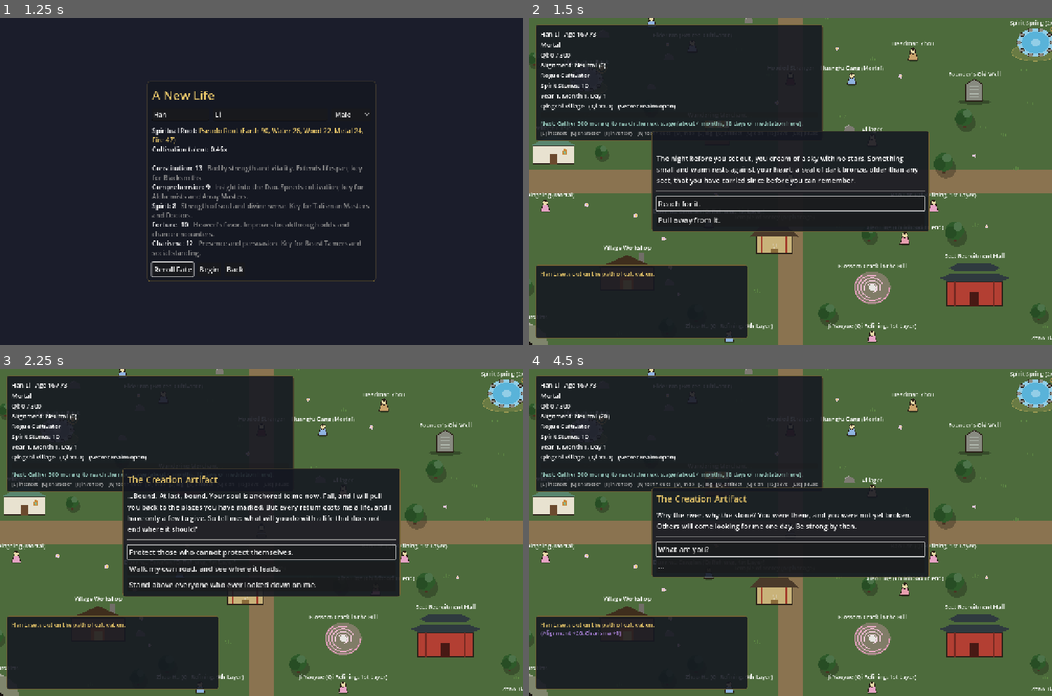
Above: before the commit, frames 1-4 (two rows, left to right).
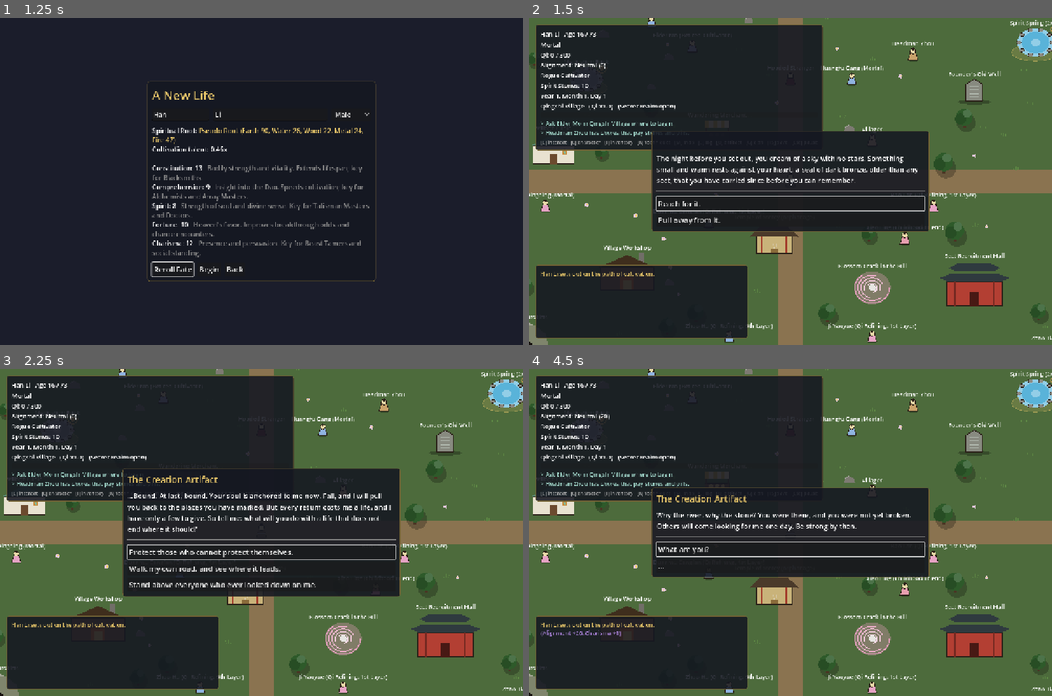
Above: after the commit, the same moments.

Repository: samridghimire/cultivation-game
Game: Godot game, scene res://src/ui/main_menu.tscn
Two runs of this game, one before a commit and one after it. Both use one fixed random seed, a clock stepped at 60 frames per second and the inputs below.
Inputs:
- Up to frame 1 (1.25 s): click "New Game" at 0.5 s
- Up to frame 2 (1.5 s): click "Begin" at 1.25 s
- Up to frame 3 (2.25 s): click "Reach for it." at 2 s
- Up to frame 4 (4.5 s): click "Protect those who cannot prot…" at 2.75 s; click "What are you?" at 3.5 s; click "Why me?" at 4.25 s

Frame 1 is identical in both runs. In frame 2, 1.2% of the frame differs, in the area x 1-53%, y 31-41%; in frame 3, 1.0%; in frame 4, 1.4%, in the area x 1-56%, y 31-41%.

Commit message:
[FH-001] Newcomer hints first
Guidance.hints gains flags/region_id; Mortal and Qi Refining players see Elder Mo,
usable qi items, Headman chores, technique and sect hints before the cultivation hint.
HUD shows two hints. Elder Mo's first_steps choice sets talked_elder_mo.

Co-Authored-By: Claude Sonnet 5.5 <noreply@anthropic.com>
Claude-Session: https://claude.ai/code/session_01X7tHCoyUsvEXjbrJNM386K

Diff:
--- a/data/dialogue/elder_mo.json
+++ b/data/dialogue/elder_mo.json
@@ -9,7 +9,7 @@
     "greet": {"text": "Hm? A young one with spiritual roots, in Qingshi of all places. I am Mo. Once I walked the path you are on.",
       "choices": [
         {"label": "Senior, please teach me how to cultivate.", "next": "breathing", "if": {"not_knows_technique": "basic_breathing"}},
-        {"label": "I am new to all this. Where should I begin?", "next": "first_steps", "if": {"max_realm": "qi_refining"}},
+        {"label": "I am new to all this. Where should I begin?", "next": "first_steps", "if": {"max_realm": "qi_refining"}, "effects": {"set_flag": "talked_elder_mo"}},
         {"label": "What lies beyond the village?", "next": "world"},
         {"label": "How do I break through a bottleneck?", "next": "bottleneck", "if": {"min_realm": "qi_refining"}},
         {"label": "Offer 10 spirit stones as a token of respect.", "next": "gift", "effects": {"items": {"spirit_stone": -10}}, "favor": 10, "show_locked": true},
--- a/src/core/systems/guidance.gd
+++ b/src/core/systems/guidance.gd
@@ -8,12 +8,18 @@
 const LIFESPAN_WARNING_YEARS := 10
 ## Artifact lives at or below which recharging is suggested.
 const LOW_ARTIFACT_LIVES := 1
+## Highest realm index (Qi Refining) that still gets newcomer hints.
+const NEWCOMER_MAX_REALM := 1
+const TECHNIQUE_HINT := "Learn a technique from a manual. Merchants sell them."
+const ELDER_MO_FLAG := "talked_elder_mo"
+const CHORE_REGION := "qingshi_village"
 
 
 ## Up to `limit` hints for `c`. `density` is the qi density where the player
 ## stands (region x sect bonus), used for the days-to-next-stage estimate.
-## `people` (the NPCs, optional) enables the family hints.
-static func hints(c: CharacterData, data: GameData, density: float = 1.0, limit: int = 5, people: Dictionary = {}) -> PackedStringArray:
+## `people` (the NPCs, optional) enables the family hints. `flags` (world flags)
+## and `region_id` drive the newcomer hints shown while Mortal or Qi Refining.
+static func hints(c: CharacterData, data: GameData, density: float = 1.0, limit: int = 5, people: Dictionary = {}, flags: Dictionary = {}, region_id: String = "") -> PackedStringArray:
 	var out: PackedStringArray = []
 	var years := Cultivation.years_left(c, data)
 	if years <= LIFESPAN_WARNING_YEARS:
@@ -23,19 +29,22 @@
 	if Children.is_pregnant(c):
 		var days := int(c.pregnancy.get("days_left", 0))
 		out.append("A child is due in %s." % Calendar.format_duration(days))
+	var newcomer := _newcomer_hints(c, data, flags, region_id) if c.realm_index <= NEWCOMER_MAX_REALM else PackedStringArray()
+	out.append_array(newcomer)
 	out.append(_cultivation_hint(c, data, density))
 	if c.artifact_lives >= 0 and c.artifact_lives <= LOW_ARTIFACT_LIVES:
 		out.append("Your Creation Artifact holds %d %s. Recharge it for %d spirit stones before you take risks." % [c.artifact_lives, "life" if c.artifact_lives == 1 else "lives", CreationArtifact.recharge_cost(c, data)])
-	var sect := _sect_hint(c, data)
-	if sect != "":
-		out.append(sect)
+	if c.realm_index > NEWCOMER_MAX_REALM:
+		var sect := _sect_hint(c, data)
+		if sect != "":
+			out.append(sect)
 	var missions := _mission_hint(c, data)
 	if missions != "":
 		out.append(missions)
 	if c.professions.is_empty():
 		out.append("Work at a workshop to learn a profession and earn spirit stones.")
-	if c.techniques.is_empty():
-		out.append("Learn a technique from a manual. Merchants sell them.")
+	if c.techniques.is_empty() and c.realm_index > NEWCOMER_MAX_REALM:
+		out.append(TECHNIQUE_HINT)
 	for hint in [_dao_hint(c, data), _abode_hint(c, data), _family_hint(c, data, people)]:
 		if hint != "":
 			out.append(hint)
@@ -141,3 +150,27 @@
 		if Children.check_conception(c, spouse, data) == "":
 			return "You could try for a child with %s at a meditation spot." % spouse.name
 	return ""
+
+
+## First-steps pointers for Mortal and Qi Refining players, most useful first.
+static func _newcomer_hints(c: CharacterData, data: GameData, flags: Dictionary, region_id: String) -> PackedStringArray:
+	var out: PackedStringArray = []
+	if not flags.get(ELDER_MO_FLAG, false):
+		out.append("Ask Elder Mo in Qingshi Village where to begin.")
+	if not Cultivation.is_at_bottleneck(c, data):
+		for item_id in c.inventory:
+			var item: Dictionary = data.items.get(item_id, {})
+			if c.item_count(item_id) > 0 and float(item.get("effects", {}).get("qi", 0.0)) > 0.0:
+				out.append("Use your %s (Inventory, I) to gather qi at once." % item["name"])
+				break
+	if region_id == CHORE_REGION:
+		for deed: Dictionary in data.deeds.values():
+			if String(deed["id"]).begins_with("chore_") and not flags.get(String(deed.get("blocked_by_flag", "")), false):
+				out.append("Headman Zhou has chores that pay stones and pills.")
+				break
+	if c.techniques.is_empty():
+		out.append(TECHNIQUE_HINT)
+	var sect := _sect_hint(c, data)
+	if sect != "":
+		out.append(sect)
+	return out
--- a/src/ui/character_sheet.gd
+++ b/src/ui/character_sheet.gd
@@ -125,7 +125,7 @@
 	t += "Alignment: %s (%d)%s   |   %s\n\n" % [Alignment.tier_name(p.alignment, data), p.alignment, devoured, Sects.describe(p, data)]
 	_gender_row.visible = p.gender == ""
 	var density := GameState.region_qi_density() * Sects.cultivation_bonus(p, data)
-	var hints := Guidance.hints(p, data, density, 6, GameState.npcs)
+	var hints := Guidance.hints(p, data, density, 6, GameState.npcs, GameState.world_flags, GameState.current_region)
 	if not hints.is_empty():
 		t += "[color=#%s]Next steps[/color]\n" % accent
 		for line in hints:
--- a/src/ui/hud.gd
+++ b/src/ui/hud.gd
@@ -342,9 +342,9 @@
 	_qi_bar.modulate = UIStyle.ACCENT if _bottleneck.visible else Color.WHITE
 	_injuries.visible = Injuries.has_any(p)
 	_injuries.text = "Injured: " + ", ".join(Injuries.describe(p, data))
-	var hints := Guidance.hints(p, data, density * Sects.cultivation_bonus(p, data), 1, GameState.npcs)
+	var hints := Guidance.hints(p, data, density * Sects.cultivation_bonus(p, data), 2, GameState.npcs, GameState.world_flags, GameState.current_region)
 	_hint.visible = bool(Settings.get_value("show_hints")) and not hints.is_empty()
-	_hint.text = "Next: " + hints[0] if not hints.is_empty() else ""
+	_hint.text = "\n".join(Array(hints).map(func(h: String) -> String: return "> " + h))
 
 
 ## Message category for the age line: "danger" or "warning" when little of
--- a/tests/unit/test_guidance.gd
+++ b/tests/unit/test_guidance.gd
@@ -127,3 +127,45 @@
 	c.qi = d.realms[c.realm_index].qi_required(c.stage)
 	assert_true(Cultivation.can_attempt_breakthrough(c, d))
 	assert_true(_has(Guidance.hints(c, d, 1.0, 20), "Heavenly Tribulation"))
+
+
+func test_newcomer_points_to_elder_mo_until_talked() -> void:
+	var c := _fresh()
+	var hints := Guidance.hints(c, data(), 1.0, 5, {}, {}, "qingshi_village")
+	assert_true(hints[0].contains("Elder Mo"))
+	hints = Guidance.hints(c, data(), 1.0, 5, {}, {Guidance.ELDER_MO_FLAG: true}, "qingshi_village")
+	assert_false(_has(hints, "Elder Mo"))
+
+
+func test_newcomer_pill_hint_precedes_cultivation_hint() -> void:
+	var c := _fresh()
+	c.inventory = {"qi_gathering_pill": 1}
+	var hints := Guidance.hints(c, data(), 1.0, 10, {}, {Guidance.ELDER_MO_FLAG: true}, "qingshi_village")
+	assert_true(hints[0].contains("Use your Qi Gathering Pill"))
+	var pill_at := 0
+	var qi_at := 0
+	for i in hints.size():
+		if hints[i].contains("Use your"):
+			pill_at = i
+		if hints[i].contains("more qi to reach"):
+			qi_at = i
+	assert_true(pill_at < qi_at)
+
+
+func test_headman_chores_hint_only_in_village_until_done() -> void:
+	var c := _fresh()
+	var flags := {Guidance.ELDER_MO_FLAG: true}
+	assert_true(_has(Guidance.hints(c, data(), 1.0, 10, {}, flags, "qingshi_village"), "Headman Zhou"))
+	assert_false(_has(Guidance.hints(c, data(), 1.0, 10, {}, flags, "misty_forest"), "Headman Zhou"))
+	flags.merge({"chore_herbs_done": true, "chore_boar_done": true, "chore_roof_done": true})
+	assert_false(_has(Guidance.hints(c, data(), 1.0, 10, {}, flags, "qingshi_village"), "Headman Zhou"))
+
+
+func test_no_newcomer_hints_past_qi_refining() -> void:
+	var c := _fresh()
+	c.realm_index = 2
+	c.inventory = {"qi_gathering_pill": 1}
+	var hints := Guidance.hints(c, data(), 1.0, 10, {}, {}, "qingshi_village")
+	assert_false(_has(hints, "Elder Mo"))
+	assert_false(_has(hints, "Use your"))
+	assert_false(_has(hints, "Headman Zhou"))
